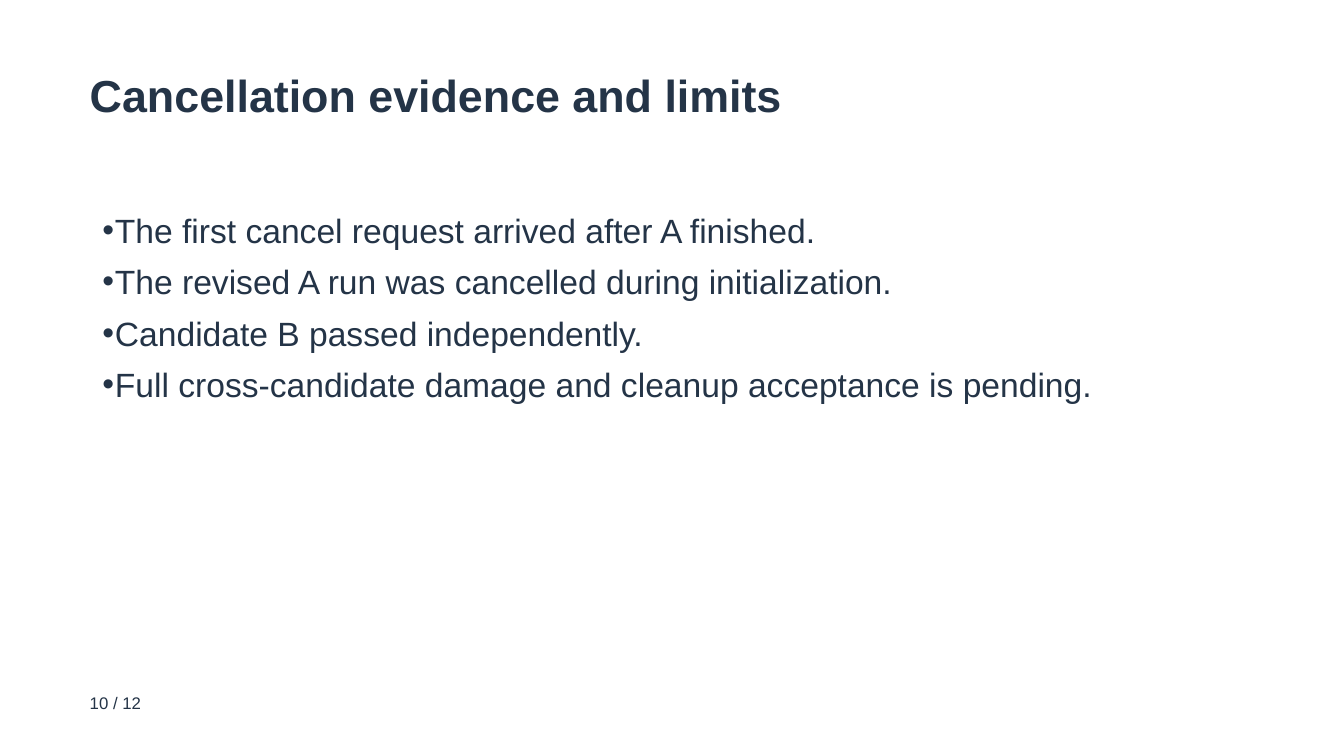
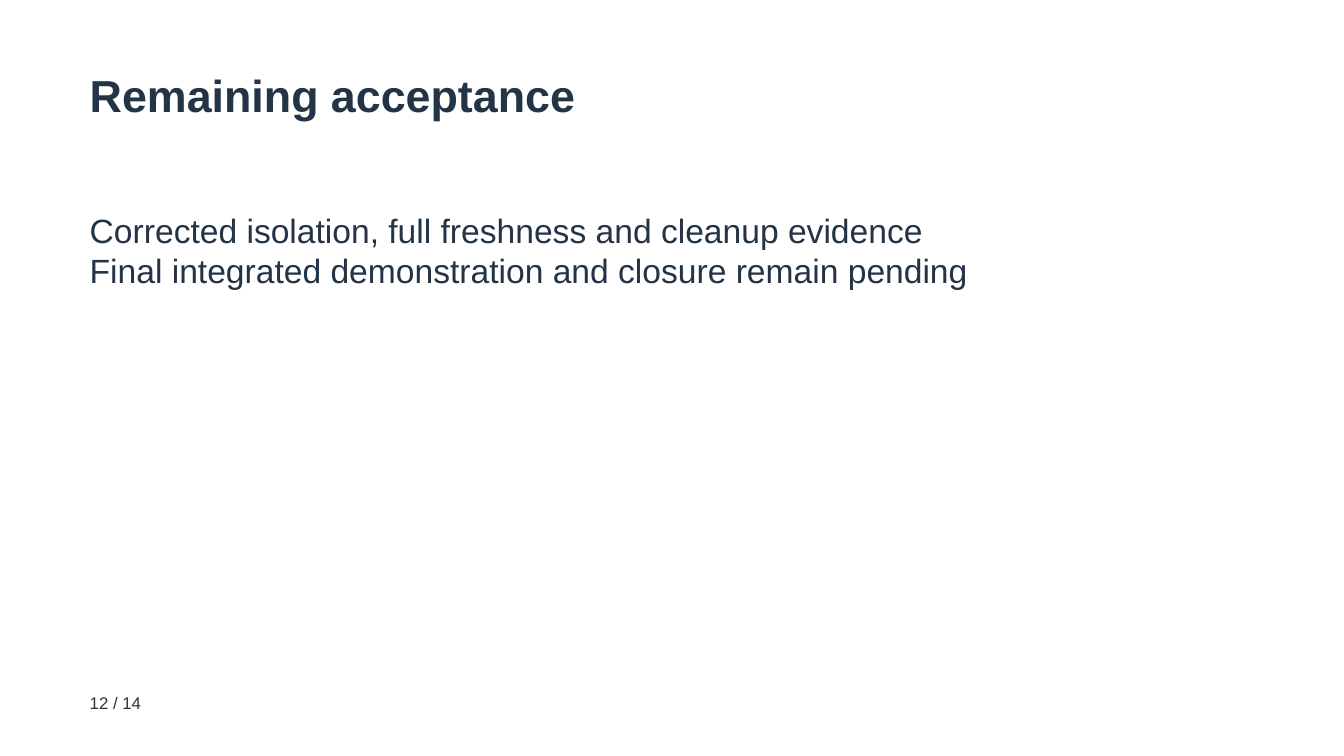
Before and after one commit to rstyczynski/APEX_CICD, a slide deck: slide 12 of progress/E.15/sprint_E.15_increment_demo.pptx (slide 10 before the commit). Drawn at 1344x756 pixels with LibreOffice and Linux fonts; fonts in the diff are those of the drawing. Boxes give left, top, right and bottom in pixels: in the first picture for what was removed or moved away, otherwise in the second. Text is boxed around its words. In the diff, an @@ line names an element or a change of style, - is before the commit and + after.

Commit message:
docs(E.15): reconcile verified merge, freshness and open isolation criteria

```diff
--- a/progress/E.15/sprint_E.15_increment_demo.pptx
+++ b/progress/E.15/sprint_E.15_increment_demo.pptx
@@ text at (90,79,575,121): text changed @@
-Cancellation evidence and limits
+Remaining acceptance
@@ text at (90,218,968,290): text changed @@
-• The first cancel request arrived after A finished.
-• The revised A run was cancelled during initialization.
-• Candidate B passed independently.
-• Full cross-candidate damage and cleanup acceptance is pending.
+Corrected isolation, full freshness and cleanup evidence
+Final integrated demonstration and closure remain pending
@@ text at (90,697,141,709): text changed @@
-10 / 12
+12 / 14
```
Also in this commit, not shown: 8 other slides changed, 5 slides added, 3 slides removed, 50 other files.
